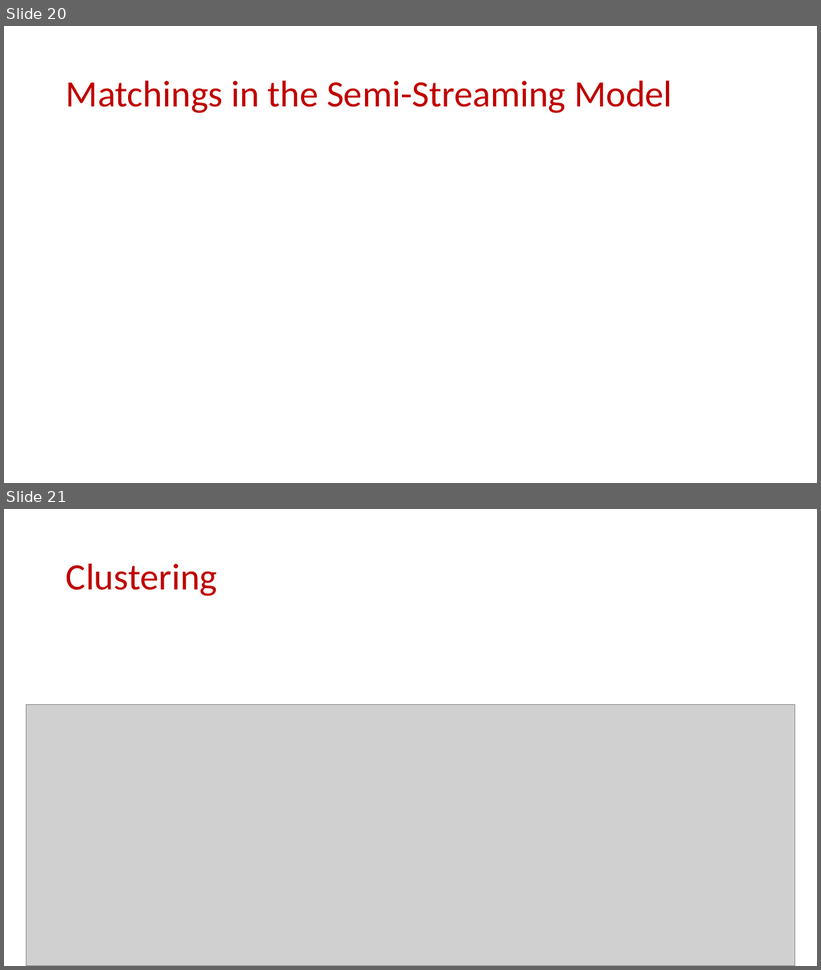
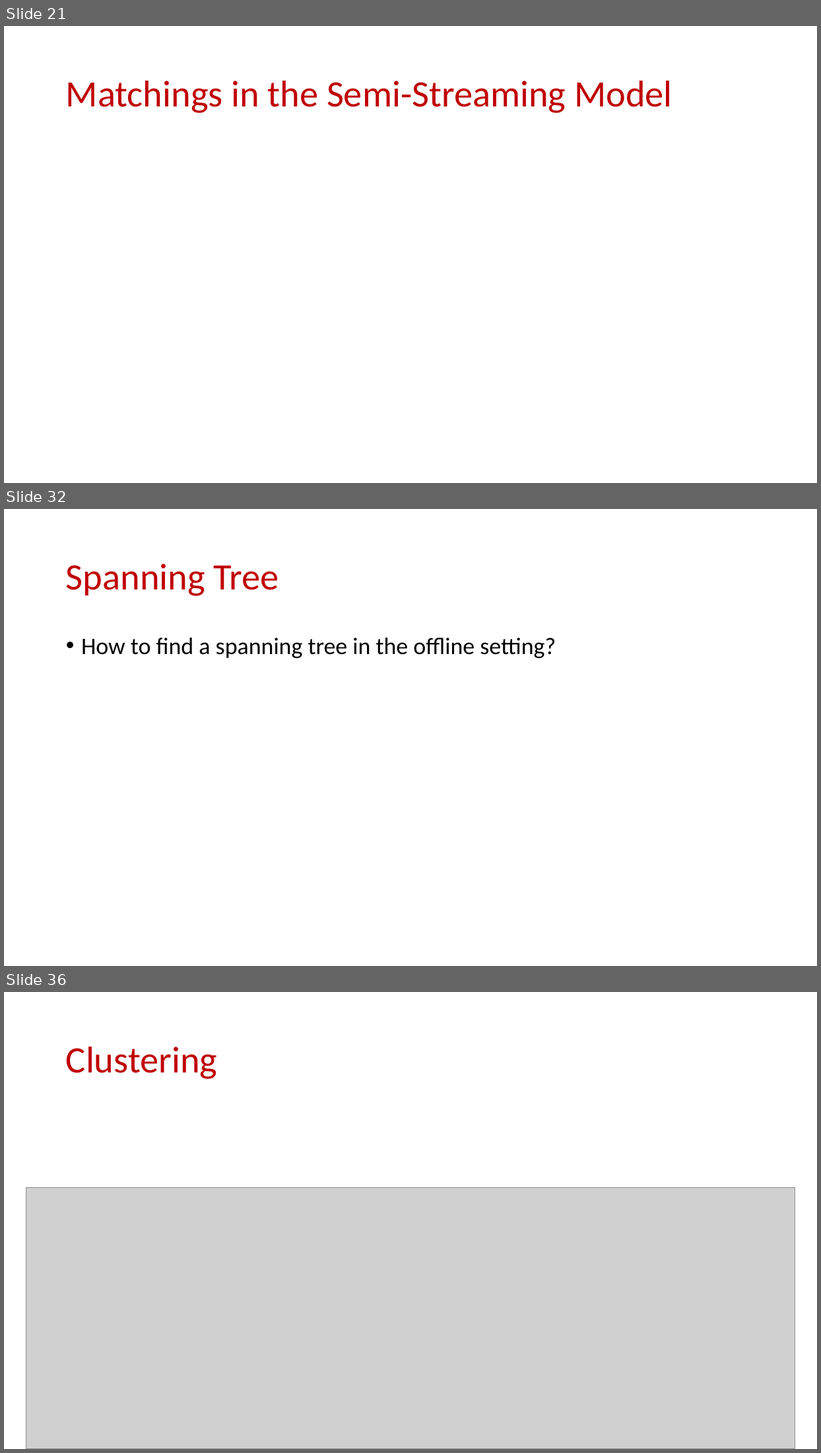
Before and after one commit to samsonzhou/samsonzhou.github.io, a slide deck: CSCE689-23/L20.pptx. Shown one above the other, each under a label of ours: slides 20 and 21 before the commit, slides 21, 32 and 36 after it; the slides between them are not shown. The pictures are 821x970 and 821x1453 pixels, drawn with LibreOffice and Linux fonts; fonts in the diff are those of the drawing; grey boxes stand for pictures. Boxes give left, top, right and bottom in pixels: in the first picture for what was removed or moved away, otherwise in the second. Text is boxed around its words. In the diff, an @@ line names an element or a change of style, - is before the commit and + after.

```diff
--- a/CSCE689-23/L20.pptx
+++ b/CSCE689-23/L20.pptx
@@ slide 32 added at (x1=4, y1=509, x2=817, y2=966), background #FFFFFF @@
@@ title added at (x1=66, y1=564, x2=279, y2=596), 44 pt, text #C00000 @@
+Spanning Tree
@@ text added at (x1=81, y1=638, x2=556, y2=658), 28 pt, text #000000 @@
+• How to find a spanning tree in the offline setting?
@@ what was slide 20 is now slide 21 @@
@@ what was slide 21 is now slide 36 @@
```
Also in this commit, not shown: 14 other slides added.
